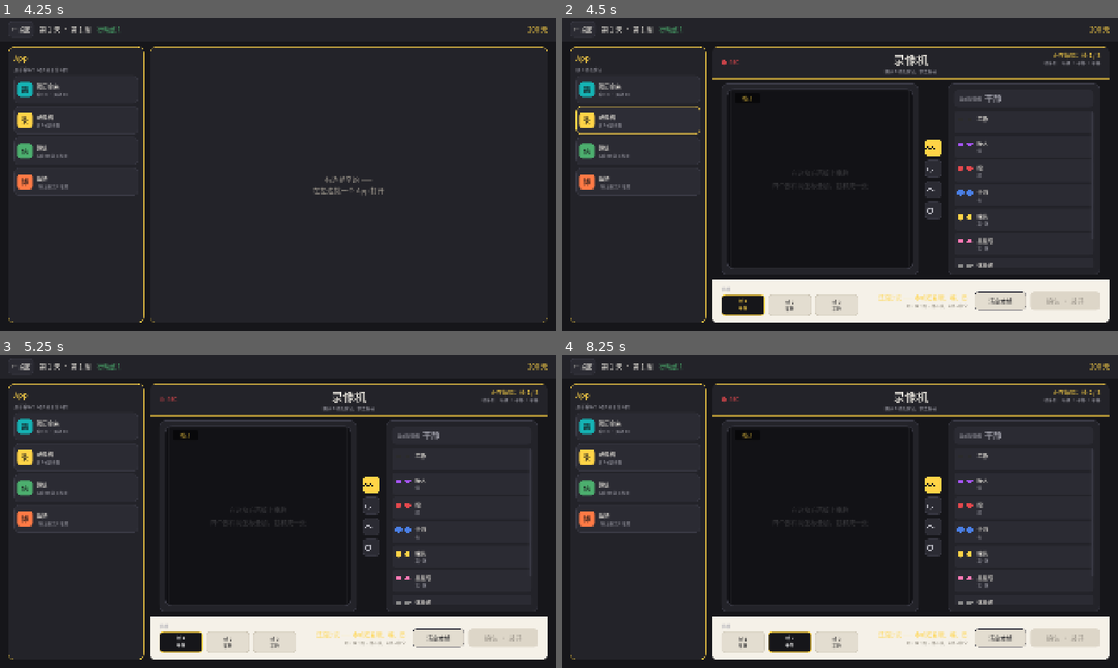
Above: before the commit, frames 1-4 (two rows, left to right).
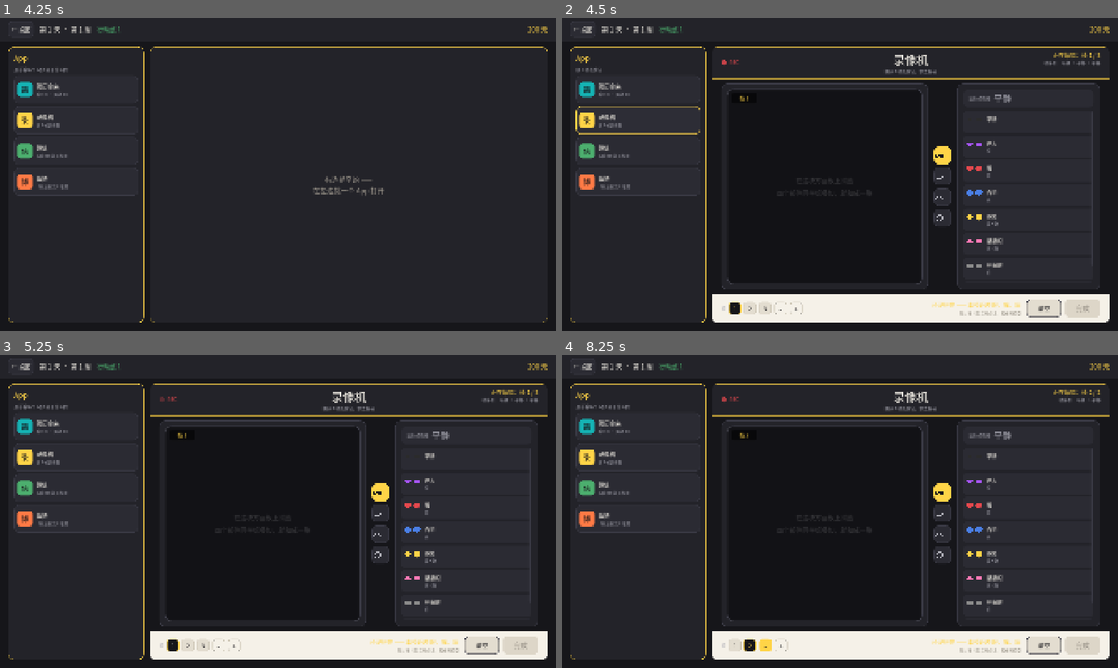
Above: after the commit, the same moments.

Repository: Ttixan/drama-queen
Game: Godot game, scene res://scenes/main_scene.tscn
The game is run twice, just before and just after one commit, with the same random seed, the same clock (stepped at 60 frames per second) and the same inputs.
Inputs (mouse positions are in pixels of both pictures, inside the frame that each line leads up to):
- Up to frame 1 (4.25 s): tap Enter at 0.5 s; drag from (83, 180) to (333, 105) at 0.52 s; click "← 桌面" at 1.25 s; tap Space at 2 s; drag from (250, 227) to (250, 237) at 2.02 s; click (77, 89) at 2.75 s; click "← 全部" at 3.5 s
- Up to frame 2 (4.5 s): click (639, 121) at 4.25 s
- Up to frame 3 (5.25 s): click "帧 1 平静" (after the commit: "1") at 5 s
- Up to frame 4 (8.25 s): click "帧 2 平静" (after the commit: "2") at 5.75 s; click "帧 3 平静" (after the commit: "3") at 6.5 s; click "清空本帧" (after the commit: "清空") at 7.25 s; click (778, 646) at 8 s, where only the run after the commit has a clickable "-"

Frame 1 is identical in both runs. In frame 2, 7.7% of the frame differs, in the area x 27-99%, y 20-96%; in frame 3, 7.7%; in frame 4, 7.9%, in the area x 27-99%, y 11-96%.

Commit message:
摄像机ui优化

Diff:
--- a/scenes/minigame/recorder.tscn
+++ b/scenes/minigame/recorder.tscn
@@ -108,7 +108,7 @@
 [node name="PreviewPanel" type="PanelContainer" parent="Page/BodyWrap/Body"]
 layout_mode = 2
 size_flags_horizontal = 3
-size_flags_stretch_ratio = 1.3
+size_flags_stretch_ratio = 1.45
 
 [node name="PreviewMargin" type="MarginContainer" parent="Page/BodyWrap/Body/PreviewPanel"]
 layout_mode = 2
@@ -315,47 +315,43 @@
 theme_override_constants/separation = 8
 
 [node name="BottomBar" type="PanelContainer" parent="Page"]
-custom_minimum_size = Vector2(0, 148)
+custom_minimum_size = Vector2(0, 96)
 layout_mode = 2
 
 [node name="BottomMargin" type="MarginContainer" parent="Page/BottomBar"]
 layout_mode = 2
 theme_override_constants/margin_left = 32
-theme_override_constants/margin_top = 16
+theme_override_constants/margin_top = 10
 theme_override_constants/margin_right = 32
-theme_override_constants/margin_bottom = 16
+theme_override_constants/margin_bottom = 10
 
 [node name="BottomRow" type="HBoxContainer" parent="Page/BottomBar/BottomMargin"]
 layout_mode = 2
-theme_override_constants/separation = 24
-
-[node name="SlotsBox" type="VBoxContainer" parent="Page/BottomBar/BottomMargin/BottomRow"]
-layout_mode = 2
-size_flags_vertical = 4
-theme_override_constants/separation = 8
+theme_override_constants/separation = 20
+
+[node name="SlotsBox" type="HBoxContainer" parent="Page/BottomBar/BottomMargin/BottomRow"]
+layout_mode = 2
+size_flags_vertical = 4
+theme_override_constants/separation = 10
 
 [node name="SlotsCaption" type="Label" parent="Page/BottomBar/BottomMargin/BottomRow/SlotsBox"]
 layout_mode = 2
-text = "帧槽"
+text = "帧"
+vertical_alignment = 1
 
 [node name="SlotsRow" type="HBoxContainer" parent="Page/BottomBar/BottomMargin/BottomRow/SlotsBox"]
 layout_mode = 2
-theme_override_constants/separation = 12
-
-[node name="Slot1" type="Button" parent="Page/BottomBar/BottomMargin/BottomRow/SlotsBox/SlotsRow"]
-layout_mode = 2
-toggle_mode = true
-text = "帧 1"
-
-[node name="Slot2" type="Button" parent="Page/BottomBar/BottomMargin/BottomRow/SlotsBox/SlotsRow"]
-layout_mode = 2
-toggle_mode = true
-text = "帧 2"
-
-[node name="Slot3" type="Button" parent="Page/BottomBar/BottomMargin/BottomRow/SlotsBox/SlotsRow"]
-layout_mode = 2
-toggle_mode = true
-text = "帧 3"
+theme_override_constants/separation = 8
+
+[node name="FrameRemove" type="Button" parent="Page/BottomBar/BottomMargin/BottomRow/SlotsBox"]
+custom_minimum_size = Vector2(44, 44)
+layout_mode = 2
+text = "-"
+
+[node name="FrameAdd" type="Button" parent="Page/BottomBar/BottomMargin/BottomRow/SlotsBox"]
+custom_minimum_size = Vector2(44, 44)
+layout_mode = 2
+text = "+"
 
 [node name="BottomSpacer" type="Control" parent="Page/BottomBar/BottomMargin/BottomRow"]
 layout_mode = 2
@@ -383,16 +379,17 @@
 
 [node name="BackButton" type="Button" parent="Page/BottomBar/BottomMargin/BottomRow/ActionsRow"]
 visible = false
-custom_minimum_size = Vector2(160, 64)
+custom_minimum_size = Vector2(96, 56)
 layout_mode = 2
 text = "返回"
 
 [node name="ClearButton" type="Button" parent="Page/BottomBar/BottomMargin/BottomRow/ActionsRow"]
-custom_minimum_size = Vector2(180, 64)
-layout_mode = 2
-text = "清空本帧"
+custom_minimum_size = Vector2(120, 56)
+layout_mode = 2
+text = "清空"
 
 [node name="ConfirmButton" type="Button" parent="Page/BottomBar/BottomMargin/BottomRow/ActionsRow"]
-custom_minimum_size = Vector2(240, 64)
-layout_mode = 2
-text = "确认 · 录好"
+custom_minimum_size = Vector2(120, 56)
+layout_mode = 2
+tooltip_text = "确认 · 录好"
+text = "完成"
--- a/scripts/apps/recorder_app.gd
+++ b/scripts/apps/recorder_app.gd
@@ -50,6 +50,10 @@
 ## 页签键的边长，以及图标在键里的最大显示尺寸
 const TAB_SIZE := 60
 const TAB_ICON_MAX := 38
+
+## 帧槽键的边长。键面上只放一个数字 —— 「帧 1」三个字要 150 宽，数字 44 就够，
+## 省下来的横向空间正好给右边的 +/-（帧数最多 5 个，5×44 + 4×8 = 252，底栏放得下）
+const SLOT_SIZE := 44
 
 ## 【取景器为什么是「等比缩放 + 不裁」】它原来是个 `CenterContainer` 包着 512×512 的画板 ——
 ## 而**容器会把子节点的最小尺寸往上带**：取景器最小 518 → 预览列 644 → 整个 Page 1001，
@@ -104,6 +108,9 @@
 @onready var _list_scroll: ScrollContainer = get_node(P_EDIT + "/ListScroll")
 @onready var _status_label: Label = get_node(P_BOTTOM + "/StatusBox/StatusLabel")
 @onready var _status_hint: Label = get_node(P_BOTTOM + "/StatusBox/StatusHint")
+@onready var _slots_row: HBoxContainer = get_node(P_BOTTOM + "/SlotsBox/SlotsRow")
+@onready var _frame_add: Button = get_node(P_BOTTOM + "/SlotsBox/FrameAdd")
+@onready var _frame_remove: Button = get_node(P_BOTTOM + "/SlotsBox/FrameRemove")
 @onready var _clear_button: Button = get_node(P_BOTTOM + "/ActionsRow/ClearButton")
 @onready var _back_button: Button = get_node(P_BOTTOM + "/ActionsRow/BackButton")
 @onready var _confirm_button: Button = get_node(P_BOTTOM + "/ActionsRow/ConfirmButton")
@@ -129,6 +136,7 @@
 
 	_collect_nodes()
 	_apply_styles()
+	_rebuild_slots()
 	_build_cards()
 	_sync_all()
 	_pulse_rec_dot()
@@ -147,11 +155,7 @@
 		PartData.Slot.BROWS: get_node(P_EDIT + "/ListScroll/PageBrows"),
 		PartData.Slot.EXTRA: get_node(P_EDIT + "/ListScroll/PageExtra"),
 	}
-	_slot_buttons = [
-		get_node(P_BOTTOM + "/SlotsBox/SlotsRow/Slot1"),
-		get_node(P_BOTTOM + "/SlotsBox/SlotsRow/Slot2"),
-		get_node(P_BOTTOM + "/SlotsBox/SlotsRow/Slot3"),
-	]
+	# 帧槽按钮**不在这里取** —— 帧数可以增删，它们是 _rebuild_slots() 现建的
 
 	# 页签：一个 ButtonGroup 保证只有一个亮着；键面只放图标（名字退到 tooltip）
 	var tab_group := ButtonGroup.new()
@@ -163,21 +167,51 @@
 		tab.tooltip_text = PartData.SLOT_NAMES[slot]
 		tab.toggled.connect(_on_tab_toggled.bind(slot))
 
-	# 帧槽：同样只亮一个
-	var slot_group := ButtonGroup.new()
-	for i in _slot_buttons.size():
-		var b := _slot_buttons[i]
-		b.button_group = slot_group
-		b.toggled.connect(_on_slot_toggled.bind(i))
-
 	_clear_button.pressed.connect(_on_clear_pressed)
 	_confirm_button.pressed.connect(_on_confirm_pressed)
 	_back_button.pressed.connect(func() -> void: cancelled.emit())
+	_frame_add.pressed.connect(_on_add_frame)
+	_frame_remove.pressed.connect(_on_remove_frame)
 
 
 ## 让调用方把录像机嵌进来时打开「返回」（见 wechat_app.gd 的「去录像机」）
 func enable_back() -> void:
 	_back_button.visible = true
+
+
+# ============================================================
+# 帧槽（按帧数现建：帧数本身可增删）
+# ============================================================
+
+## 【为什么帧槽不能像页签那样摆死在 .tscn 里】帧数会变（下面那对 +/-），
+## 而按钮数量、互斥组、按钮上写的数字都得跟着帧数走 —— 摆死的三个节点改到第四帧就没辙了。
+func _rebuild_slots() -> void:
+	for c in _slots_row.get_children():
+		# 【必须 remove_child + queue_free】只 queue_free 的话节点要等这一帧结束才真的走，
+		# 紧接着 add_child 会让新旧按钮在同一个 HBox 里并排站一帧 —— 屏幕上是 6 个槽
+		_slots_row.remove_child(c)
+		c.queue_free()
+	_slot_buttons.clear()
+
+	var group := ButtonGroup.new()
+	for i in _clip.frame_count():
+		var b := Button.new()
+		b.name = "Slot%d" % (i + 1)
+		b.toggle_mode = true
+		b.button_group = group
+		b.focus_mode = Control.FOCUS_NONE
+		b.custom_minimum_size = Vector2(SLOT_SIZE, SLOT_SIZE)
+		b.add_theme_font_size_override("font_size", 20)
+		b.add_theme_stylebox_override("normal", _button_sb(UiPalette.PAPER_SOFT, UiPalette.PAPER_LINE, 2, 10, 0, 0))
+		b.add_theme_stylebox_override("hover", _button_sb(UiPalette.PAPER_HOVER, C_ACCENT, 2, 10, 0, 0))
+		b.add_theme_stylebox_override("pressed", _button_sb(C_INK, C_ACCENT, 3, 10, 0, 0))
+		b.add_theme_stylebox_override("focus", _button_sb(Color(0, 0, 0, 0), Color(0, 0, 0, 0), 0, 10, 0, 0))
+		b.add_theme_color_override("font_color", C_INK)
+		b.add_theme_color_override("font_hover_color", C_INK)
+		b.add_theme_color_override("font_pressed_color", C_ACCENT)
+		b.toggled.connect(_on_slot_toggled.bind(i))
+		_slots_row.add_child(b)
+		_slot_buttons.append(b)
 
 
 # ============================================================
@@ -283,6 +317,29 @@
 	_flash_face()
 
 
+## 末尾加一帧并跳过去 —— 「多演一帧」是这个动作的全部意义，加完还停在原地很奇怪
+func _on_add_frame() -> void:
+	if _clip.add_frame() < 0:
+		return
+	_frame = _clip.frame_count() - 1
+	_after_frame_count_changed()
+
+
+## 删的是**当前这一帧**，不是末尾：玩家点着第 2 帧按减号，期待消失的就是第 2 帧
+func _on_remove_frame() -> void:
+	if not _clip.remove_frame(_frame):
+		return
+	_frame = clampi(_frame, 0, _clip.frame_count() - 1)
+	_after_frame_count_changed()
+
+
+## 帧数变了：按钮先重建（数量变了），再整体刷一遍；换帧那一下给个闪，让眼睛跟得上
+func _after_frame_count_changed() -> void:
+	_rebuild_slots()
+	_sync_all()
+	_flash_face()
+
+
 func _on_card_toggled(on: bool, slot: int, key: String) -> void:
 	if _syncing or not on:
 		return
@@ -382,8 +439,14 @@
 	_syncing = true
 	for i in _slot_buttons.size():
 		var b := _slot_buttons[i]
-		b.text = "帧 %d\n%s" % [i + 1, _clip.frame_label(i)]
+		# 键面只留数字，情绪退到 tooltip —— 两行字在 44 的键上放不下，
+		# 而情绪本来在右边「当前帧情绪」和顶栏「帧序列」都读得到
+		b.text = str(i + 1)
+		b.tooltip_text = "帧 %d · %s" % [i + 1, _clip.frame_label(i)]
 		b.button_pressed = (i == _frame)
+	# 到头了就置灰，别让玩家点了没反应还以为是卡了
+	_frame_add.disabled = _clip.frame_count() >= Clip.MAX_FRAME_COUNT
+	_frame_remove.disabled = _clip.frame_count() <= Clip.MIN_FRAME_COUNT
 	_syncing = false
 
 
@@ -599,20 +662,23 @@
 		tab.add_theme_color_override("icon_hover_color", C_TEXT)
 		tab.add_theme_color_override("icon_pressed_color", C_INK)
 
-	# 帧槽（选中态靠 content_margin 少 4px 实现「上浮」—— 容器会覆盖 position，动不了）
-	for b: Button in _slot_buttons:
+	# 帧槽的样式在 _rebuild_slots() 里 —— 那些按钮是现建的，这里的循环够不到
+	# 增删帧：与帧槽同一套纸面配色，但**不铺底**（次要动作不该和帧槽一样重）
+	for b: Button in [_frame_remove, _frame_add]:
 		b.focus_mode = Control.FOCUS_NONE
-		b.custom_minimum_size = Vector2(150, 74)
-		b.add_theme_font_size_override("font_size", 16)
-		b.add_theme_stylebox_override("normal", _button_sb(UiPalette.PAPER_SOFT, UiPalette.PAPER_LINE, 2, 12, 0, 12))
-		b.add_theme_stylebox_override("hover", _button_sb(UiPalette.PAPER_HOVER, C_ACCENT, 2, 12, 0, 12))
-		b.add_theme_stylebox_override("pressed", _button_sb(C_INK, C_ACCENT, 3, 12, 4, 8))
-		b.add_theme_stylebox_override("focus", _button_sb(Color(0, 0, 0, 0), Color(0, 0, 0, 0), 0, 12))
+		b.add_theme_font_size_override("font_size", 26)
+		b.add_theme_stylebox_override("normal", _button_sb(Color(0, 0, 0, 0), UiPalette.PAPER_LINE, 2, 10, 0, 0))
+		b.add_theme_stylebox_override("hover", _button_sb(C_ACCENT, C_ACCENT, 2, 10, 0, 0))
+		b.add_theme_stylebox_override("pressed", _button_sb(C_INK, C_ACCENT, 2, 10, 0, 0))
+		b.add_theme_stylebox_override("focus", _button_sb(Color(0, 0, 0, 0), Color(0, 0, 0, 0), 0, 10, 0, 0))
+		b.add_theme_stylebox_override("disabled", _button_sb(Color(0, 0, 0, 0), UiPalette.PAPER_DISABLED, 2, 10, 0, 0))
 		b.add_theme_color_override("font_color", C_INK)
 		b.add_theme_color_override("font_hover_color", C_INK)
 		b.add_theme_color_override("font_pressed_color", C_ACCENT)
-
-	# 底部按钮（纸面带上，用深色按钮压住）
+		b.add_theme_color_override("font_disabled_color", UiPalette.TEXT_DISABLED)
+
+	# 底部按钮（纸面带上，用深色按钮压住）。两个都是文字键：
+	# 「完成」是主操作，字大一号、深底黄边；「清空」是次要的，字小一号、浅底
 	_style_button(_clear_button, UiPalette.PAPER_SOFT, C_INK, C_LINE, 20)
 	_style_button(_confirm_button, C_INK, C_ACCENT, C_ACCENT, 24)
 	_confirm_button.add_theme_stylebox_override("disabled",
--- a/scripts/core/clip.gd
+++ b/scripts/core/clip.gd
@@ -1,11 +1,19 @@
 class_name Clip
 extends RefCounted
-## 一段表情包 = 3 帧，每帧由 眼/嘴/眉/其他 四个部件拼成（「其他」可为空）
+## 一段表情包 = 若干帧，每帧由 眼/嘴/眉/其他 四个部件拼成（「其他」可为空）
 ##
 ## 为什么是多帧：GDD 的公司偏好里，「反转」这个风格**单帧根本表达不出来** ——
 ## 只有看帧与帧之间的情绪变化才能算。多帧机制让 E 大厂成立。
+##
+## 【帧数为什么是可变的】不同公司对「录满几帧」的要求不一样（`MIN_FRAMES` 那一档），
+## 而一条片子演 2 帧还是 4 帧，是玩家自己的表演选择 —— 所以帧数由录像机那边增删，
+## 这里只负责「几帧都装得下」：均值、末帧、效价轨迹全都按 `frame_count()` 走，没有写死 3。
 
 const DEFAULT_FRAME_COUNT := 3
+## 兜底帧数区间。上限的理由是界面（底部帧槽按 1..5 排得开），不是数据 ——
+## 数据层留 1 帧是允许的：判定里没有任何一条要求「至少 2 帧」。
+const MIN_FRAME_COUNT := 1
+const MAX_FRAME_COUNT := 5
 
 ## 一帧
 class Frame extends RefCounted:
@@ -57,6 +65,26 @@
 
 func frame_count() -> int:
 	return frames.size()
+
+
+## 末尾补一帧空的，返回它的下标。**满了就不加**（返回 -1）——
+## 上限放在数据层而不是只放界面，是因为界面可能不止一处会调它。
+func add_frame() -> int:
+	if frames.size() >= MAX_FRAME_COUNT:
+		return -1
+	frames.append(Frame.new())
+	return frames.size() - 1
+
+
+## 删掉第 i 帧。留一帧兜底：空 Clip 在判定层是「什么都没演」，
+## 而界面那边一帧都没有时连「当前帧」都没得指，不如干脆不让它发生。
+func remove_frame(i: int) -> bool:
+	if frames.size() <= MIN_FRAME_COUNT:
+		return false
+	if i < 0 or i >= frames.size():
+		return false
+	frames.remove_at(i)
+	return true
 
 
 func is_complete() -> bool:
--- a/tools/test_recorder.gd
+++ b/tools/test_recorder.gd
@@ -152,6 +152,34 @@
 	_check("同时只有一个帧槽亮", pressed_slots, 1)
 
 	print("")
+	print("[10] 帧数可增删（1..5）")
+	_check("初始 3 帧", _app._clip.frame_count(), 3)
+	_check("帧槽键面只写数字", _app._slot_buttons[0].text, "1")
+	_app._frame_add.emit_signal("pressed")
+	_check("加一帧 → 4", _app._clip.frame_count(), 4)
+	_check("加完跳到新帧", _app._frame, 3)
+	_check("帧槽按钮跟着变多", _app._slot_buttons.size(), 4)
+	_app._frame_add.emit_signal("pressed")
+	_check("再加 → 5", _app._clip.frame_count(), 5)
+	_check("到上限置灰", _app._frame_add.disabled, true)
+	_app._frame_add.emit_signal("pressed")
+	_check("满了再加不动", _app._clip.frame_count(), 5)
+	# 删的是**当前帧**，不是末尾：停在第 2 帧按减号，消失的该是它
+	_select_frame(1)
+	var kept: Clip.Frame = _app._clip.frames[0]
+	_app._frame_remove.emit_signal("pressed")
+	_check("删当前帧 → 4", _app._clip.frame_count(), 4)
+	_check("第 1 帧没被连带删掉", _app._clip.frames[0], kept)
+	_check("删除后当前帧仍是合法下标", _app._frame, 1)
+	for i in 3:
+		_app._frame_remove.emit_signal("pressed")
+	_check("删到只剩 1 帧", _app._clip.frame_count(), 1)
+	_check("只剩一帧时置灰", _app._frame_remove.disabled, true)
+	_app._frame_remove.emit_signal("pressed")
+	_check("最后一帧删不掉", _app._clip.frame_count(), 1)
+	_check("帧槽也只剩一个", _app._slot_buttons.size(), 1)
+
+	print("")
 	print("共 %d 项断言" % _checks)
 	if _failures.is_empty():
 		print("✅ 全部通过")
Binary file changed: tools/_shot_recorder.png
Not shown, changed: docs/进度.md
